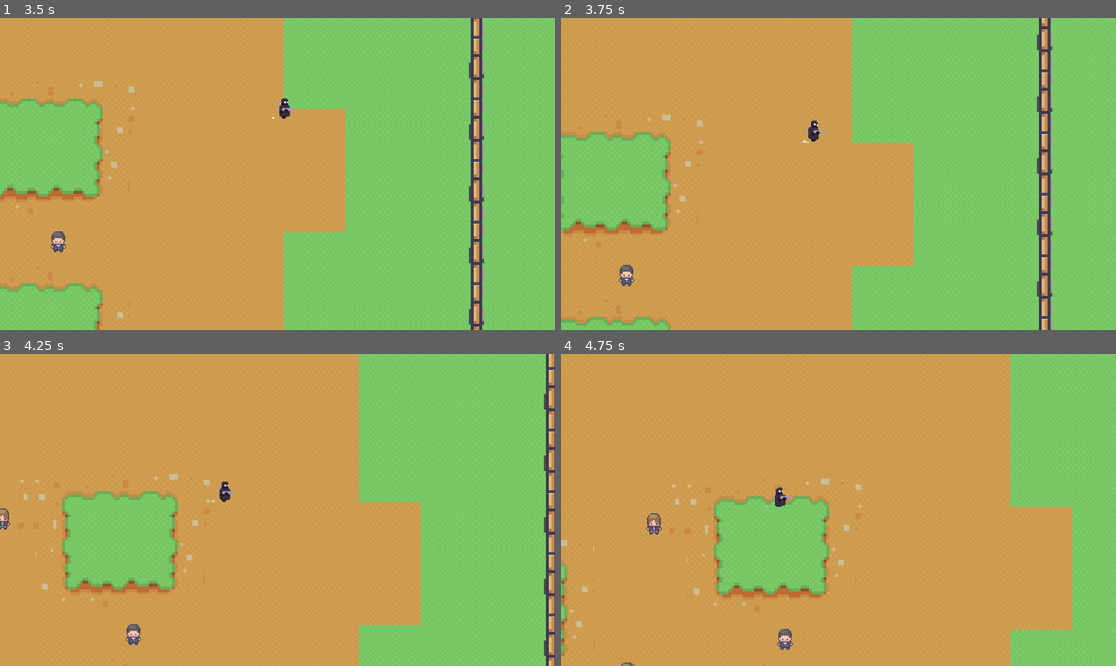
Above: before the commit, frames 1-4 (two rows, left to right).
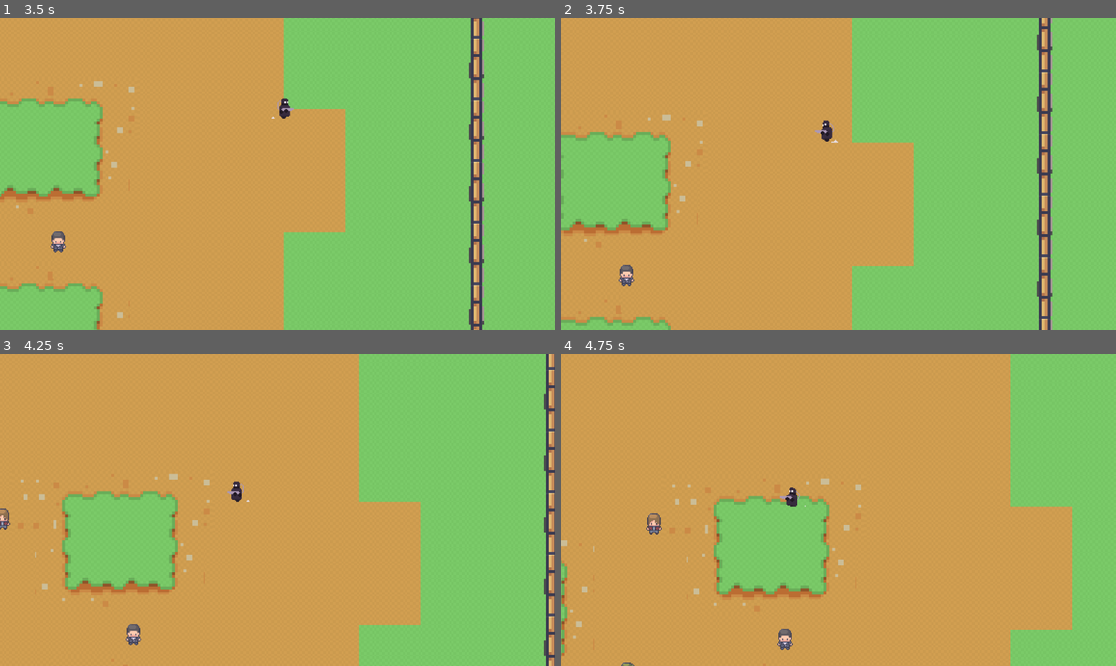
Above: after the commit, the same moments.

Repository: PieFlavr/Spring-2025-Hackathon
Game: Godot game, scene res://scenes/game.tscn
Same seed, same stepped clock (60 frames per second), same inputs: the game is played once before the commit and once after it.
Inputs:
- Up to frame 1 (3.5 s): tap Enter (ui_accept) at 0.5, 0.77, 1.52, 3.02 s; hold Right (ui_right) 0.53-1.28 s; hold Down (ui_down) 1.28-2.03 s; hold Right (ui_right) 2.03-2.78 s; hold Up (ui_up) from 2.78 s (still down)
- Up to frame 2 (3.75 s): release Up (ui_up) at 3.53 s; hold Left (ui_left) from 3.53 s (still down)
- Up to frame 3 (4.25 s): keep holding Left (ui_left); tap Enter (ui_accept) at 3.77 s
- Up to frame 4 (4.75 s): keep holding Left (ui_left); tap Enter (ui_accept) at 4.52 s

Frame 1 is identical in both runs. In frame 2, 0.2% of the frame differs, in the area x 43-50%, y 32-41%; in frame 3, 0.2%; in frame 4, 0.2%.

Commit message:
Player can change direction

Diff:
--- a/scenes/Player.tscn
+++ b/scenes/Player.tscn
@@ -96,4 +96,3 @@
 sprite_frames = SubResource("SpriteFrames_3tkgg")
 animation = &"walk_right"
 autoplay = "walk_right"
-frame_progress = 0.254023
--- a/scripts/player.gd
+++ b/scripts/player.gd
@@ -17,6 +17,10 @@
 		anim_sprite.stop()
 	else:
 		if abs(input_vector.x) > abs(input_vector.y):
-			anim_sprite.play("walk_right" if input_vector.x > 0 else "walk_left")
+			anim_sprite.play("walk_right")
+			if input_vector.x > 0:
+				anim_sprite.flip_h = false
+			else:
+				anim_sprite.flip_h = true
 		else:
 			anim_sprite.play("walk_down" if input_vector.y > 0 else "walk_up")
